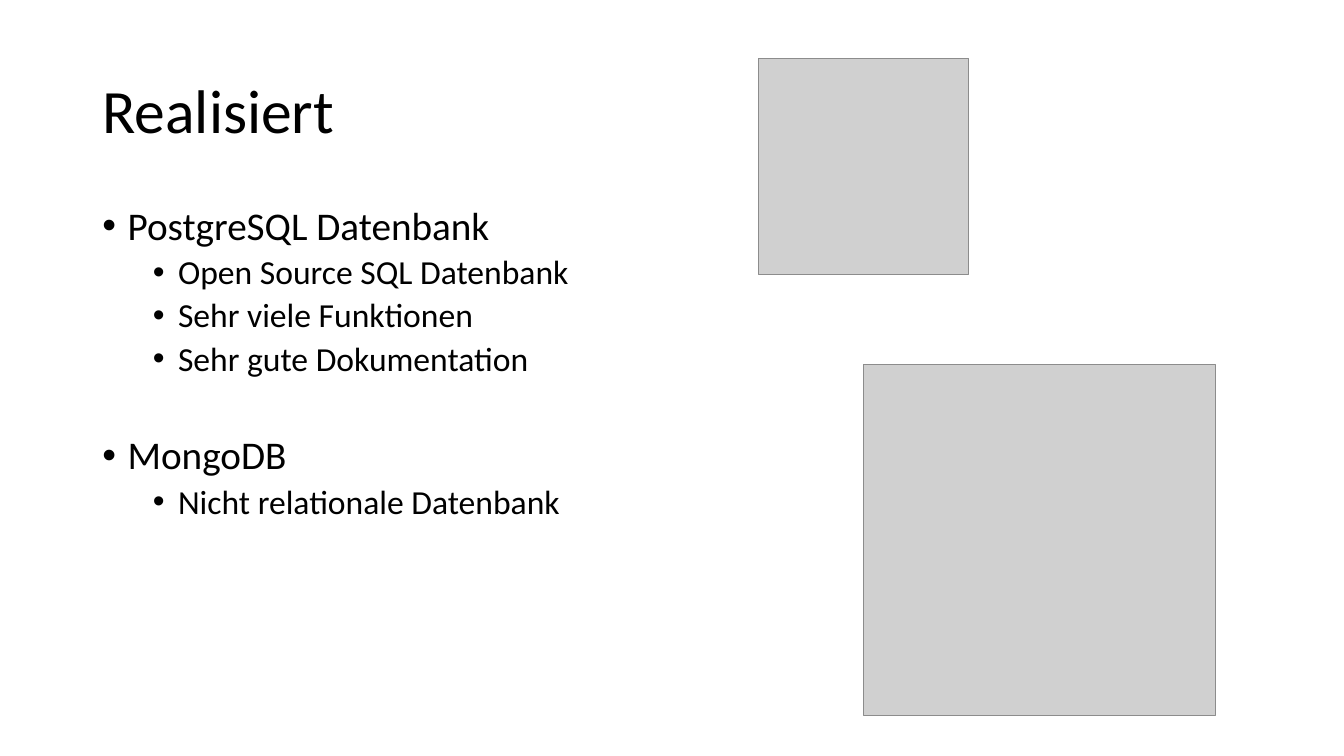
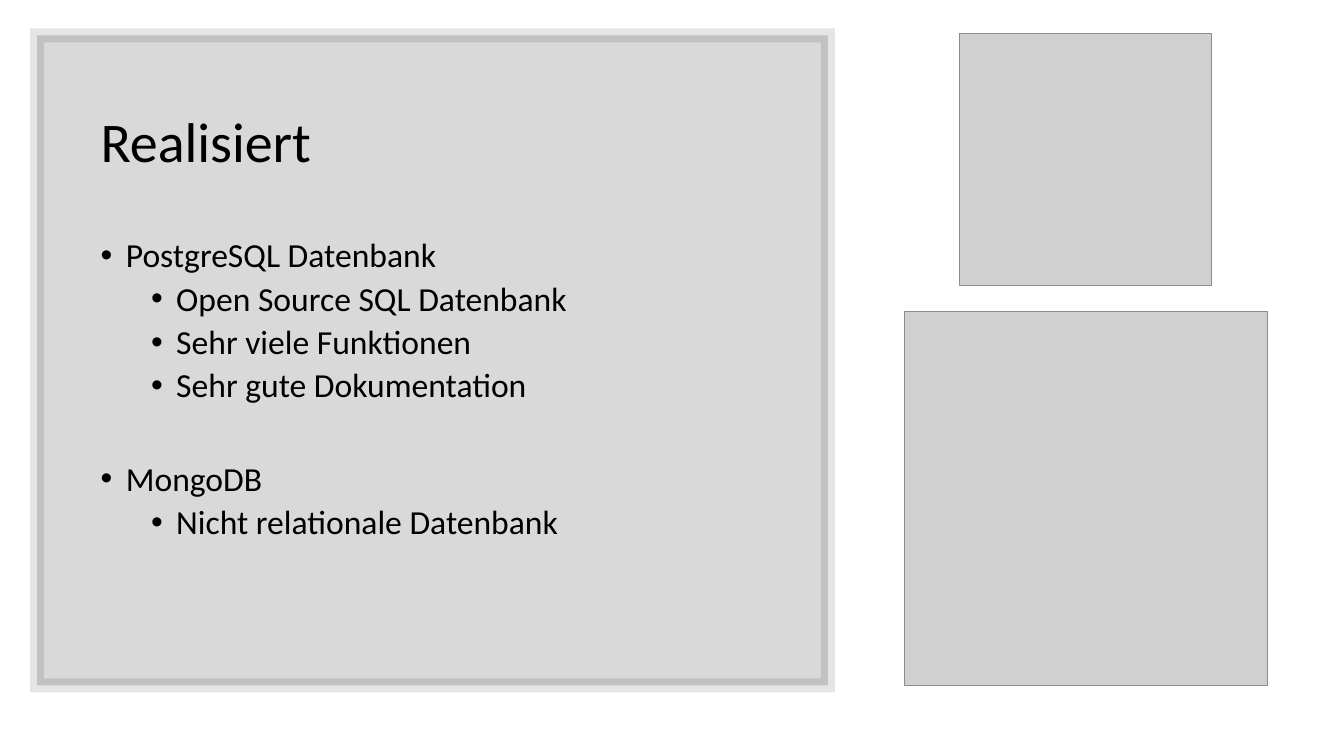
Before and after one commit to EderRene/Arbeitszeitverwaltung_Sportcamp_Salcher, a slide deck: slide 4 of Projektiterationen/1.Iteration.pptx. Drawn at 1344x756 pixels with LibreOffice and Linux fonts; fonts in the diff are those of the drawing; grey boxes stand for pictures. Boxes give left, top, right and bottom in pixels: in the first picture for what was removed or moved away, otherwise in the second. Text is boxed around its words. In the diff, an @@ line names an element or a change of style, - is before the commit and + after.

```diff
--- a/Projektiterationen/1.Iteration.pptx
+++ b/Projektiterationen/1.Iteration.pptx
@@ rectangle added at bbox=[37, 35, 829, 686], fill #000000 at 15% opacity, outline #000000 10 pt @@
@@ picture: place and size @@
-picture at bbox=[864, 365, 1215, 716]
+picture at bbox=[960, 34, 1212, 286]
@@ title "Realisiert": place and size @@
-title "Realisiert" at bbox=[102, 90, 334, 134]
+title "Realisiert" at bbox=[101, 123, 311, 163]
@@ title "Realisiert" at bbox=[101, 123, 311, 163]: size 44 to 40 pt @@
@@ text "PostgreSQL Datenbank": place and size @@
-text "PostgreSQL Datenbank" at bbox=[128, 212, 568, 515]
+text "PostgreSQL Datenbank" at bbox=[126, 243, 566, 535]
@@ text at bbox=[126, 243, 436, 497]: size 28 to 24 pt in "PostgreSQL Datenbank", "MongoDB" @@
@@ picture: place and size @@
-picture at bbox=[759, 58, 969, 275]
+picture at bbox=[904, 312, 1267, 686]
```
Also in this commit, not shown: 2 other slides changed, 4 slides added.
